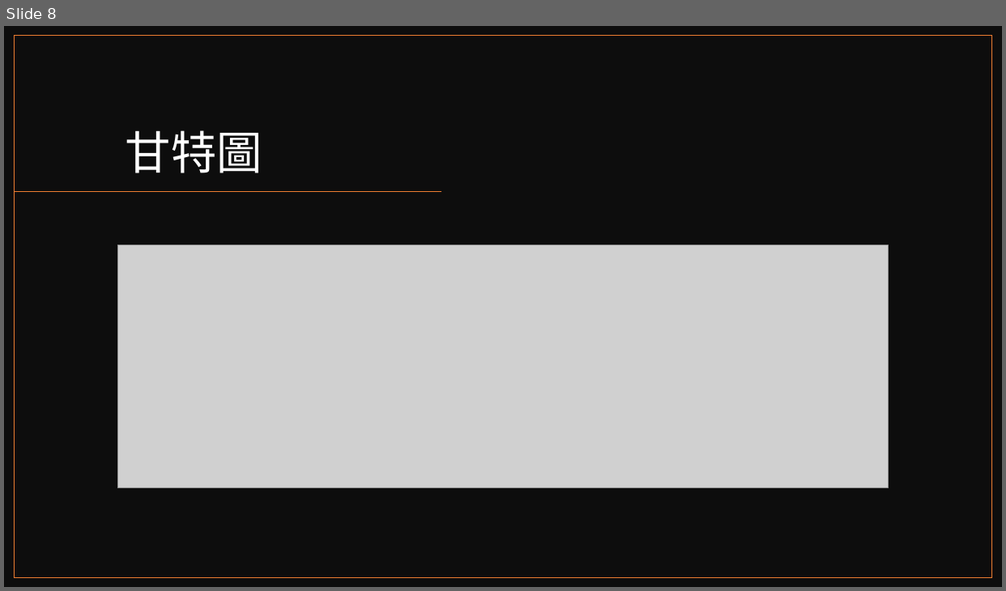
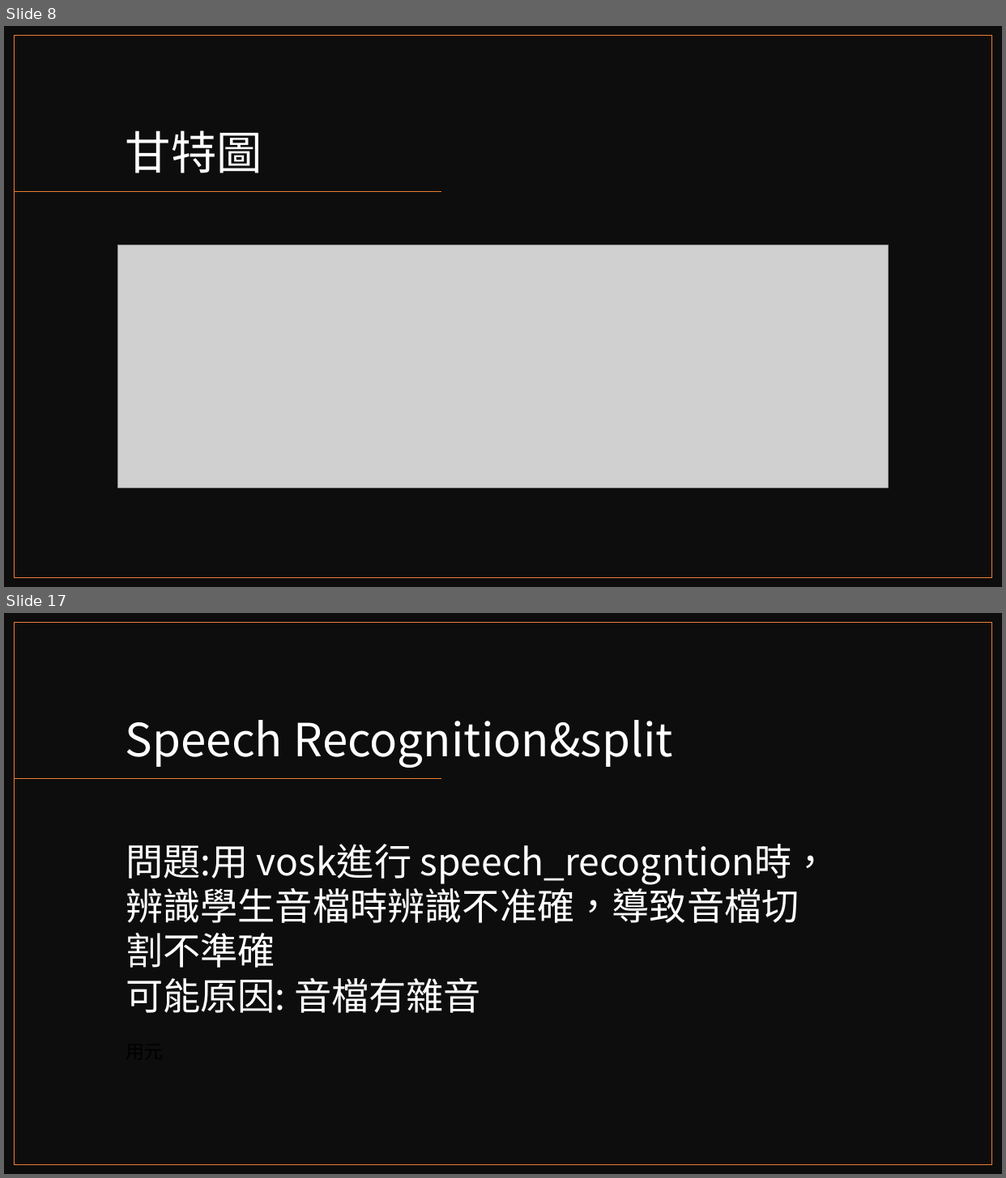
Before and after one commit to reworld223/Japanese-Speech-Assessment, a slide deck: 日語發音矯正系統.pptx. Shown one above the other, each under a label of ours: slide 8 before the commit, slides 8 and 17 after it; the slides between them are not shown. The pictures are 1006x591 and 1006x1178 pixels, drawn with LibreOffice and Linux fonts; fonts in the diff are those of the drawing; grey boxes stand for pictures. Boxes give left, top, right and bottom in pixels: in the first picture for what was removed or moved away, otherwise in the second. Text is boxed around its words. In the diff, an @@ line names an element or a change of style, - is before the commit and + after.

```diff
--- a/日語發音矯正系統.pptx
+++ b/日語發音矯正系統.pptx
@@ slide 17 added at <box>4,613,1002,1174</box>, background #FFFFFF @@
@@ rectangle added at <box>4,613,1002,1174</box>, fill #0D0D0D @@
@@ rectangle added at <box>15,623,992,1165</box>, outline #ED7D31 1 pt @@
@@ title added at <box>126,720,673,768</box>, 44 pt, text #FFFFFF @@
+Speech Recognition&split
@@ line added from (442, 779) to (15, 779), #ED7D31 1 pt @@
@@ text added at <box>126,844,829,1013</box>, 36 pt, text #FFFFFF @@
+問題:用 vosk進行 speech_recogntion時，辨識學生音檔時辨識不准確，導致音檔切割不準確
+可能原因: 音檔有雜音
+用元
```
Also in this commit, not shown: 2 slides changed, 13 other slides added, 1 other file.
